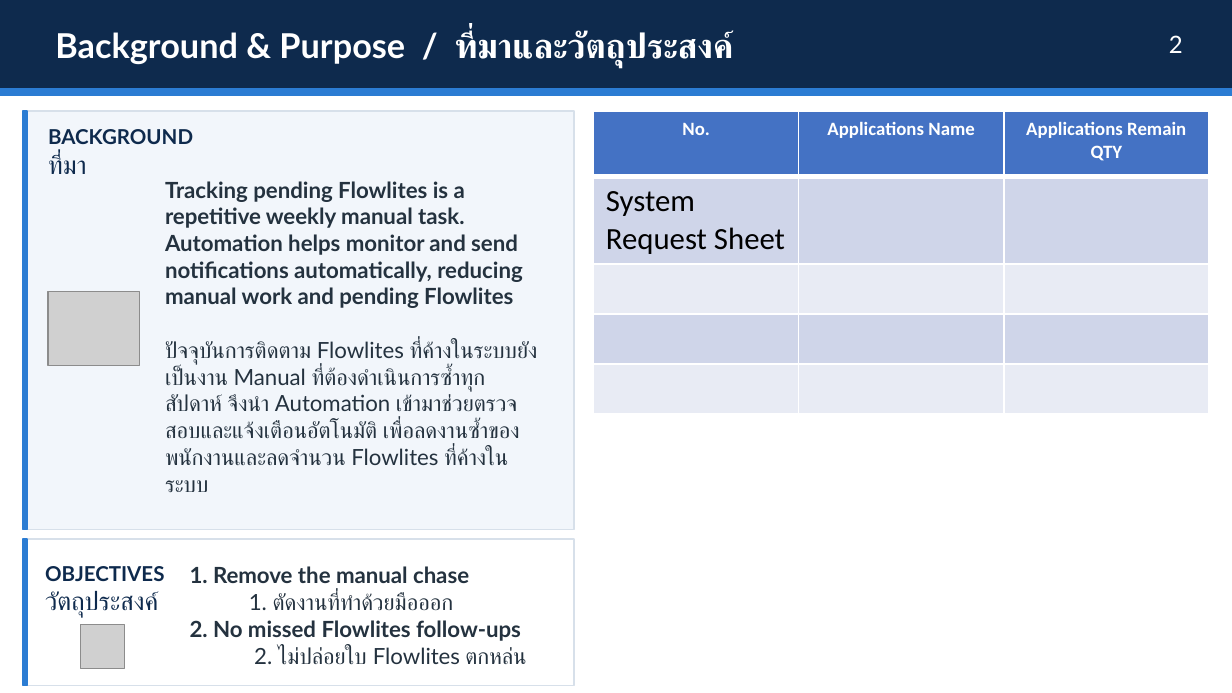
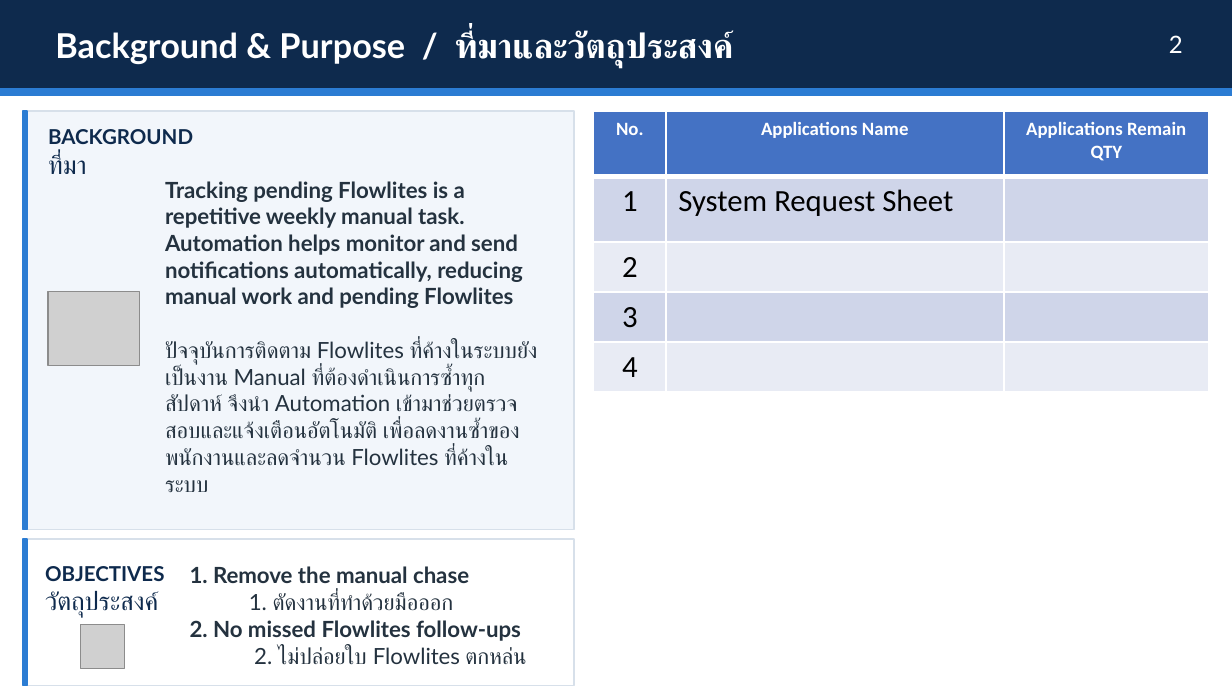
Before and after one commit to wantanaiCS/Intensive-Re, a slide deck: slide 3 of RPA_Follow_Flowlites.pptx. Drawn at 1232x693 pixels with LibreOffice and Linux fonts; fonts in the diff are those of the drawing; grey boxes stand for pictures. Boxes give left, top, right and bottom in pixels: in the first picture for what was removed or moved away, otherwise in the second. Text is boxed around its words. In the diff, an @@ line names an element or a change of style, - is before the commit and + after.

```diff
--- a/RPA_Follow_Flowlites.pptx
+++ b/RPA_Follow_Flowlites.pptx
@@ table at <box>594,111,1210,391</box> @@
-row 2, column 1: System Request Sheet
+row 2, column 1: 1
-row 2, column 2: 
+row 2, column 2: System Request Sheet
-row 3, column 1: 
+row 3, column 1: 2
-row 4, column 1: 
+row 4, column 1: 3
-row 5, column 1: 
+row 5, column 1: 4
```
Also in this commit, not shown: 2 slides added, 1 slide removed.
